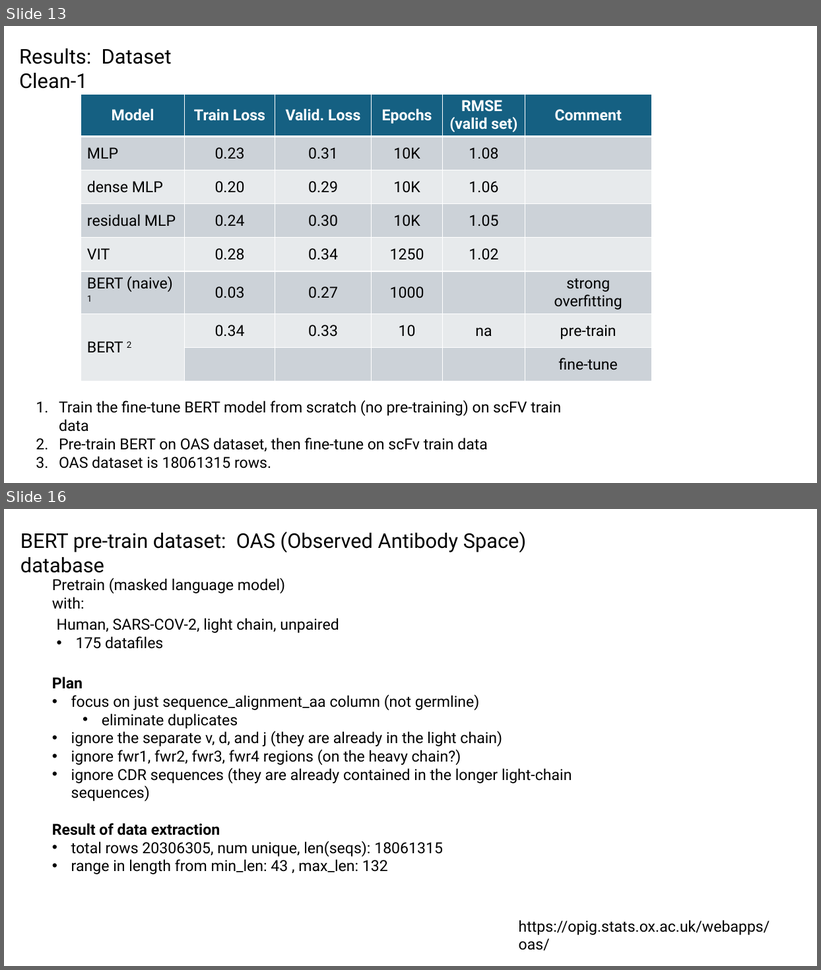
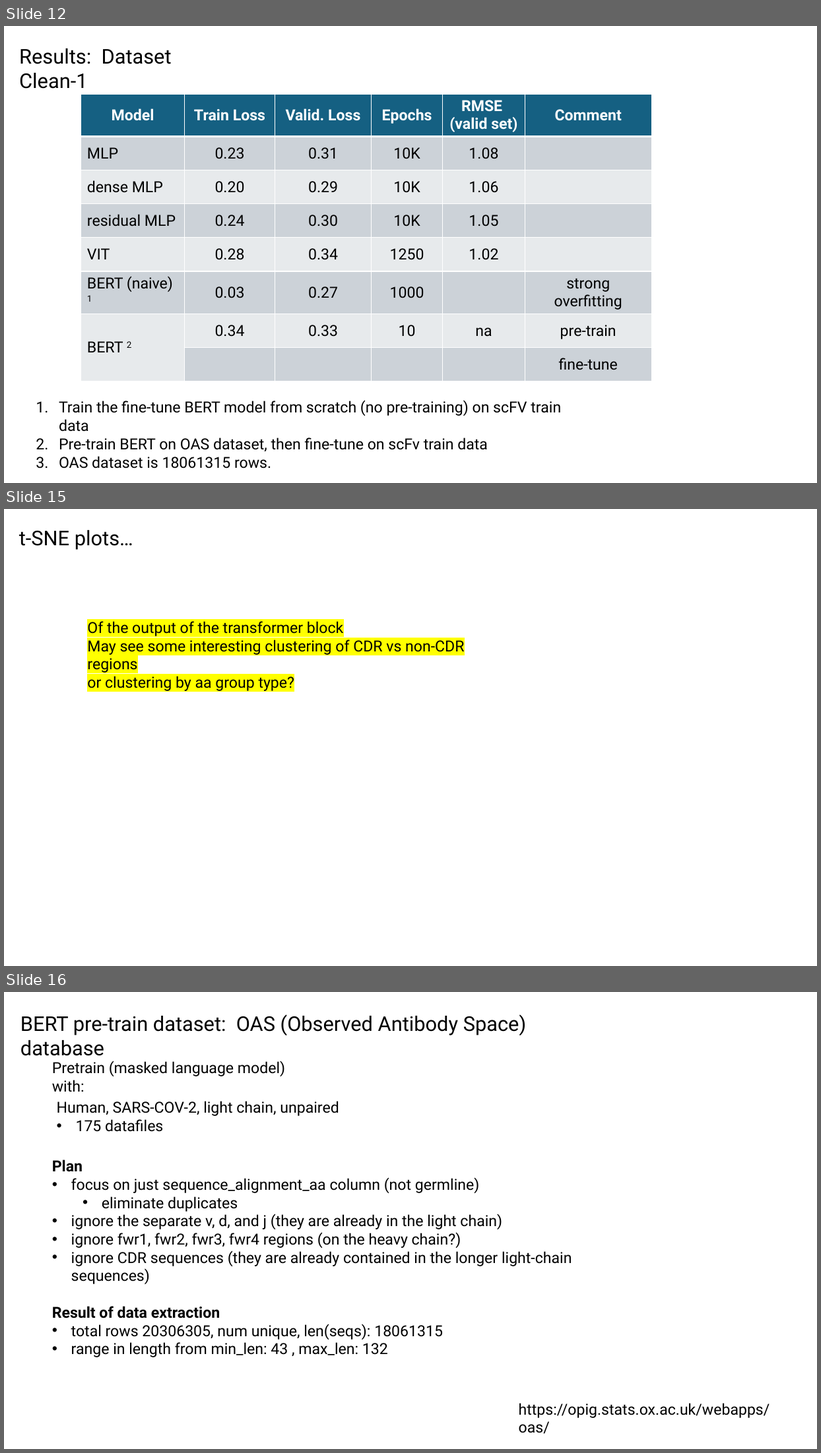
Before and after one commit to planaria158/BERT-antibody-antigen-binding-energy, a slide deck: Homework-aAlphaBio.pptx. Shown one above the other, each under a label of ours: slides 13 and 16 before the commit, slides 12, 15 and 16 after it; the slides between them are not shown. The pictures are 821x970 and 821x1453 pixels, drawn with LibreOffice and Linux fonts; fonts in the diff are those of the drawing. Boxes give left, top, right and bottom in pixels: in the first picture for what was removed or moved away, otherwise in the second. Text is boxed around its words. In the diff, an @@ line names an element or a change of style, - is before the commit and + after.

```diff
--- a/Homework-aAlphaBio.pptx
+++ b/Homework-aAlphaBio.pptx
@@ slide 15 added at box(4, 509, 817, 966), background #FFFFFF @@
@@ text added at box(19, 530, 133, 550), 24 pt, text #000000 @@
+t-SNE plots…
@@ text added at box(87, 621, 464, 691), 18 pt, text #000000 @@
+Of the output of the transformer block
+May see some interesting clustering of CDR vs non-CDR regions
+or clustering by aa group type?
@@ what was slide 13 is now slide 12 @@
```
Also in this commit, not shown: 7 slides changed, 2 other slides added, 2 slides removed.
